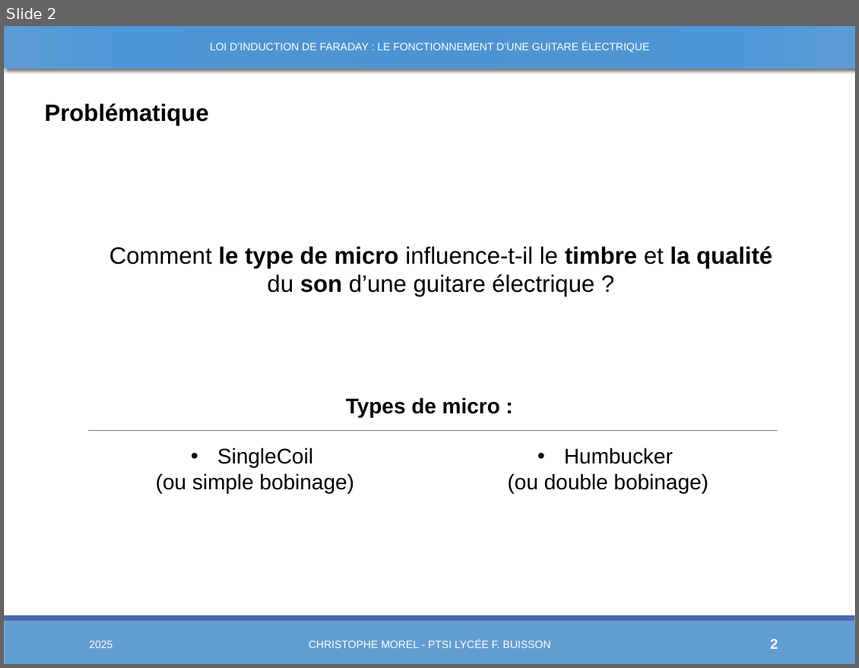
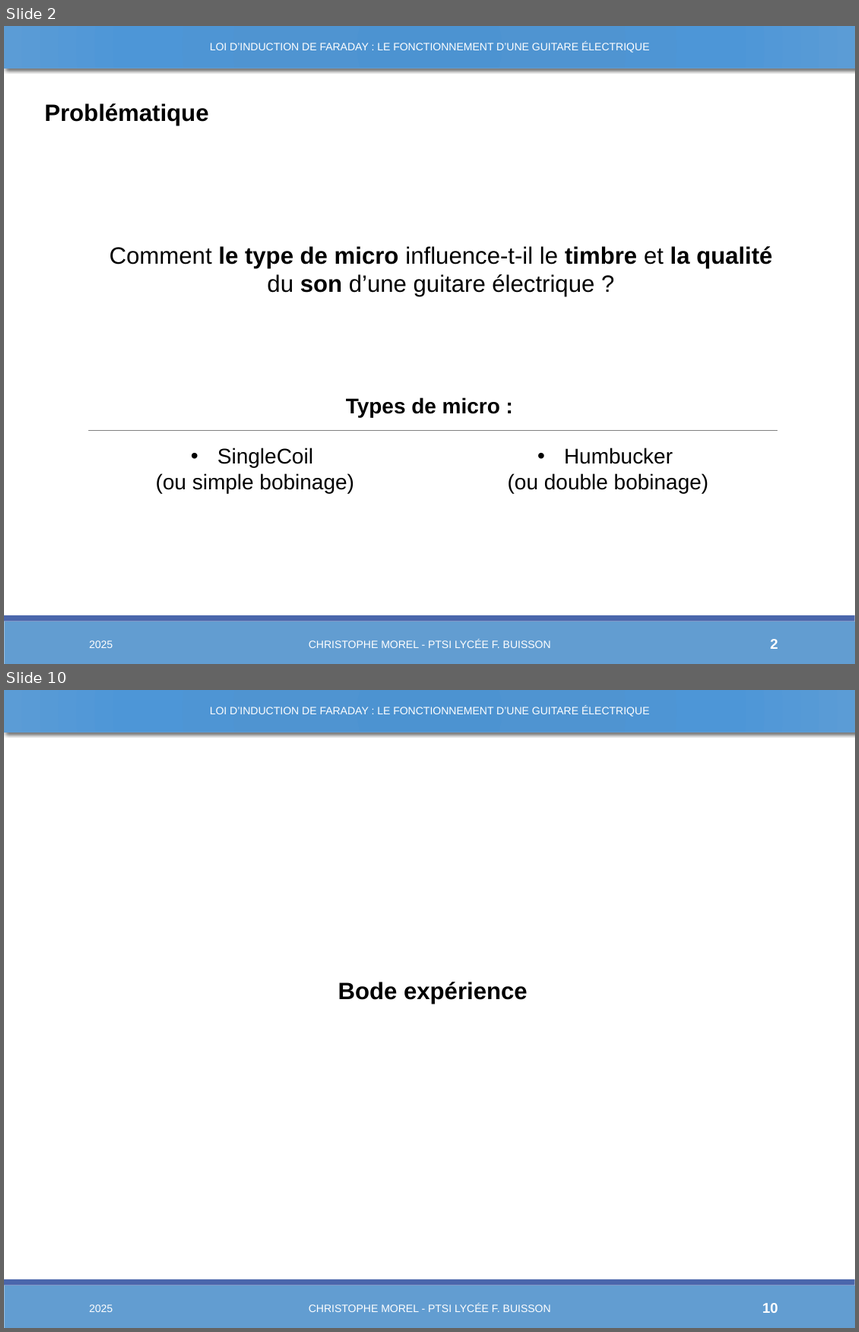
Before and after one commit to Chrismorel7/TIPE---Micro_guitare_elec, a slide deck: Views/Novembre.pptx. Shown one above the other, each under a label of ours: slide 2 before the commit, slides 2 and 10 after it; the slides between them are not shown. The pictures are 859x668 and 859x1332 pixels, drawn with LibreOffice and Linux fonts; fonts in the diff are those of the drawing. Boxes give left, top, right and bottom in pixels: in the first picture for what was removed or moved away, otherwise in the second. Text is boxed around its words. In the diff, an @@ line names an element or a change of style, - is before the commit and + after.

```diff
--- a/Views/Novembre.pptx
+++ b/Views/Novembre.pptx
@@ slide 10 added at [4,690,855,1328], background #FFFFFF; not listed: 2 template elements that a slide beside it also shows @@
@@ rectangle added at [4,690,855,732], fill gradient #4C93D2 to #4F95D2 to #4E97D8 to #5C9DD7, outline #629DD1 1 pt @@
@@ text added at [210,706,650,717], 9 pt, text #FFFFFF @@
+LOI D’INDUCTION DE FARADAY : LE FONCTIONNEMENT D’UNE GUITARE ÉLECTRIQUE
@@ text added at [338,982,528,1004], 20 pt, text #000000, bold @@
+Bode expérience
@@ rectangle added at [46,1085,836,1103], fill #FFFFFF, outline #FFFFFF 1.25 pt @@
@@ text added at [89,1305,113,1312], 9 pt, text #FFFFFF @@
+2025
@@ text added at [309,1303,551,1312], 9 pt, text #FFFFFF @@
+CHRISTOPHE MOREL - PTSI LYCÉE F. BUISSON
@@ page number added at [762,1303,778,1313], 12 pt, text #FFFFFF, bold @@
+10
```
Also in this commit, not shown: 11 slides changed, 5 other slides added, 34 other files.
